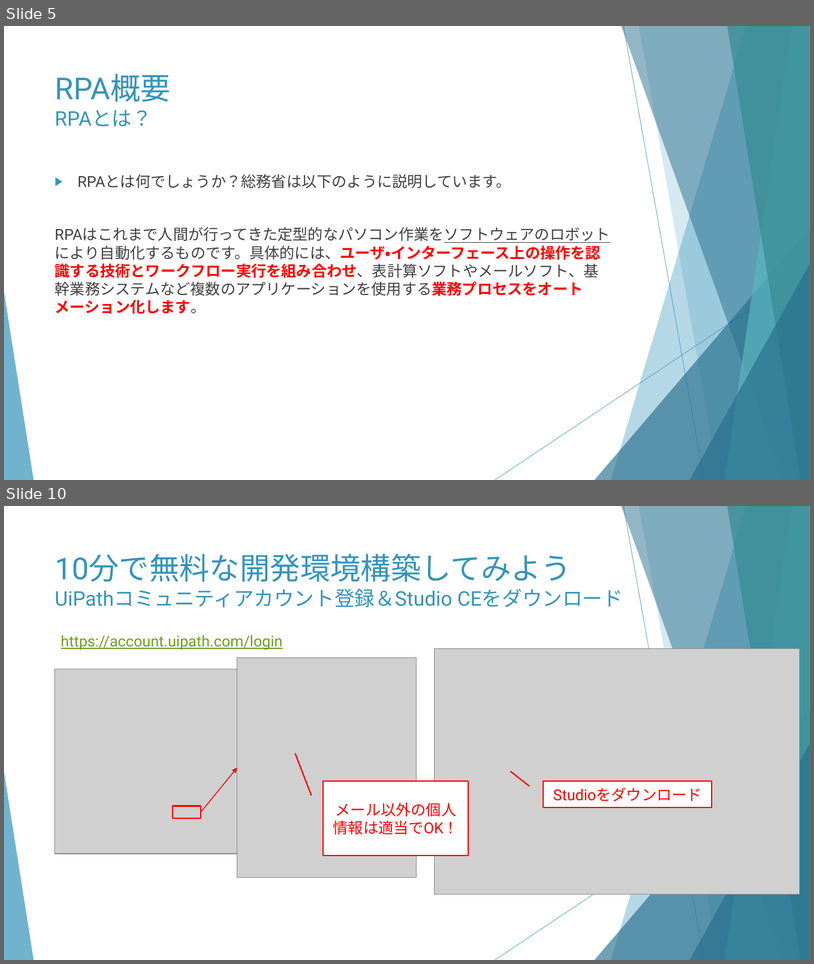
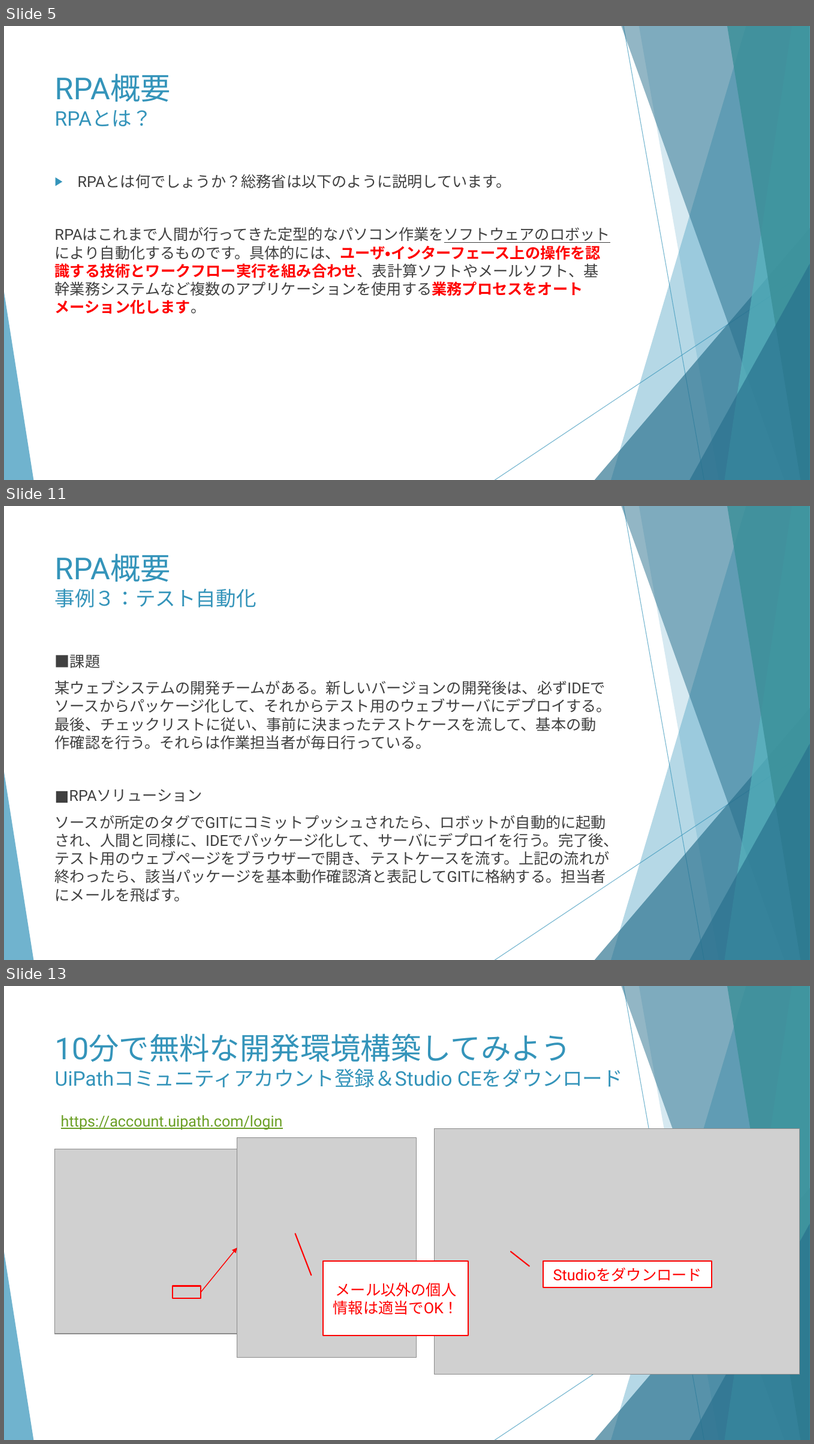
Before and after one commit to huangweijing/rpastudy, a slide deck: 020_RPA技術実施/20210218_RPA概要とUiPath環境構築/20210218_RPA概要とUiPath環境構築.pptx. Shown one above the other, each under a label of ours: slides 5 and 10 before the commit, slides 5, 11 and 13 after it; the slides between them are not shown. The pictures are 814x964 and 814x1444 pixels, drawn with LibreOffice and Linux fonts; fonts in the diff are those of the drawing; grey boxes stand for pictures. Boxes give left, top, right and bottom in pixels: in the first picture for what was removed or moved away, otherwise in the second. Text is boxed around its words. In the diff, an @@ line names an element or a change of style, - is before the commit and + after.

Commit message:
最新コミット

```diff
--- a/020_RPA技術実施/20210218_RPA概要とUiPath環境構築/20210218_RPA概要とUiPath環境構築.pptx
+++ b/020_RPA技術実施/20210218_RPA概要とUiPath環境構築/20210218_RPA概要とUiPath環境構築.pptx
@@ slide 11 added at (x1=4, y1=506, x2=810, y2=960), background #FFFFFF; not listed: 10 template elements that a slide beside it also shows @@
@@ title added at (x1=55, y1=553, x2=257, y2=607), 24 pt, text #3494BA @@
+RPA概要
+事例３：テスト自動化
@@ text added at (x1=55, y1=654, x2=619, y2=901), 18 pt, text #404040 @@
+■課題
+某ウェブシステムの開発チームがある。新しいバージョンの開発後は、必ずIDEでソースからパッケージ化して、それからテスト用のウェブサーバにデプロイする。最後、チェックリストに従い、事前に決まったテストケースを流して、基本の動作確認を行う。それらは作業担当者が毎日行っている。
+■RPAソリューション
+ソースが所定のタグでGITにコミットプッシュされたら、ロボットが自動的に起動され、人間と同様に、IDEでパッケージ化して、サーバにデプロイを行う。完了後、テスト用のウェブページをブラウザーで開き、テストケースを流す。上記の流れが終わったら、該当パッケージを基本動作確認済と表記してGITに格納する。担当者にメールを飛ばす。
@@ what was slide 10 is now slide 13 @@
```
Also in this commit, not shown: 8 slides changed, 8 other slides added, 2 slides removed, 1 other file.
